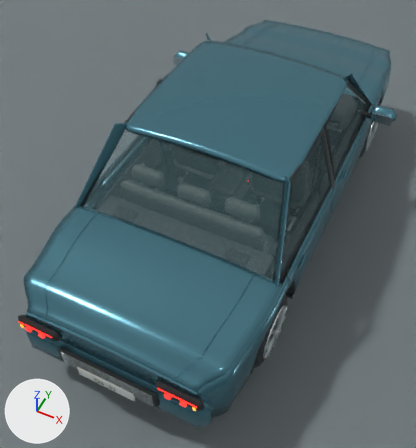
The Blender file ArtSource/DS_Sedan_A.blend, before and after one commit.
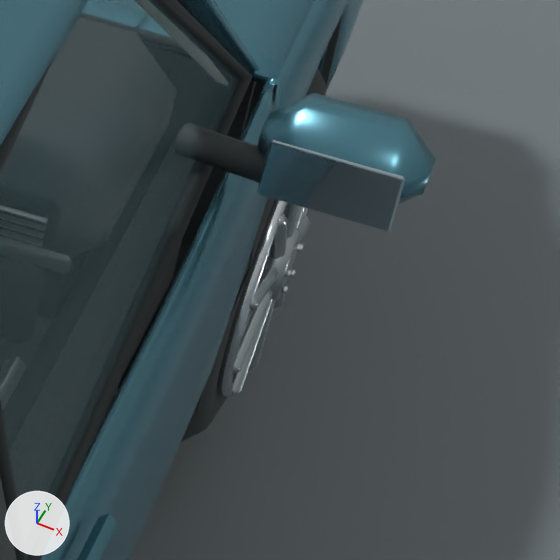
The first picture shows the older version from a camera (50 mm lens) standing at (1.48, -3.7, 4.22) and looking at (-0.08, -0.58, 0.32). The close-ups show the older and then the newer version on the part from 80% to 100% of the width and 20% to 39% of the height of that picture. Only the edits that show in the close-ups are written down. Every picture has the same lights, and +X, +Y and +Z are marked at lower left.

Names of what the first close-up shows: 'DoorFront_R', 'FrontWing_R', 'Glass_Front_R', 'Hood', 'MirrorArm_1', 'MirrorHousing_1', 'MirrorSurface_R', 'RimLip.002', 'Roof', 'Seal_Front1', 'StudioFloor', 'Tire.002' and 21 more.
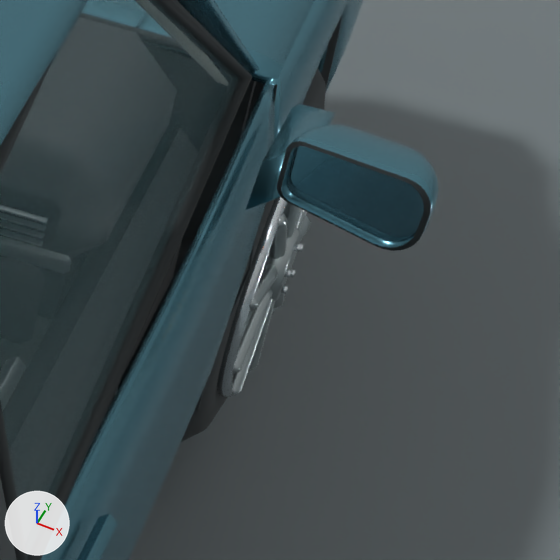
Edits to the bpy script that builds the scene:
```text
Change me_cube_141:
    used by ob_mirrorhousing_1; parent = ob_ds_sedan_a; location = (1.01, 0.77, 1.0)
    remove me_cube_141.from_pydata(...)  # 8 vertices, 6 faces; spans x -0.115..0.115, y -0.07..0.07, z -0.065..0.065
    add me_cube_141.from_pydata(...)  # 322 vertices, 352 faces; spans x -0.105..0.104, y -0.065..0.072, z -0.063..0.058
    me_cube_141 part 1: 8 vertices removed from x -0.115..0.115, y -0.07..0.07, z -0.065..0.065; 322 vertices added at x -0.105..0.104, y -0.065..0.072, z -0.063..0.058
    me_cube_141 part 2: the surface is now shaded smooth
Change me_cube_142:
    used by ob_mirrorsurface_r; parent = ob_ds_sedan_a; location = (1.01, 0.69, 1.0)
    remove me_cube_142.from_pydata(...)  # 8 vertices, 6 faces; spans x -0.093..0.093, y -0.004..0.004, z -0.046..0.046
    add me_cube_142.from_pydata(...)  # 66 vertices, 96 faces; spans x -0.09..0.1, y -0.018..0.016, z -0.057..0.053
    me_cube_142 part 3: the whole mesh is rebuilt
Add me_mirrorbase_1:
    me_mirrorbase_1.from_pydata([(-0.03, -0.1, -0.045), (-0.03, 0.17, -0.045), (0.03, 0.11, 0.0), (0.03, -0.085, 0.0), (-0.026, -0.085, 0.03), (-0.026, 0.08, 0.01), (0.03, 0.02, 0.055), (0.03, -0.075, 0.065)], [], [(0, 4, 5, 1), (1, 5, 6, 2), (2, 6, 7, 3), (3, 7, 4, 0), (4, 7, 6, 5)])
    me_mirrorbase_1.polygons.foreach_set('use_smooth', [True] * 5)
    me_mirrorbase_1.materials.append(mat_paint_atlantic)  # cyan #528493
Add me_mirrorrecess_r:
    me_mirrorrecess_r.from_pydata(...)  # 64 vertices, 32 faces; spans x -0.098..0.11, y -0.02..0.015, z -0.063..0.058
    me_mirrorrecess_r.polygons.foreach_set('use_smooth', [True] * 32)
    me_mirrorrecess_r.materials.append(mat_rubber)  # black #242b2d
Remove ob_mirrorarm_1:
    ob_mirrorarm_1 = bpy.data.objects.new('MirrorArm_1', cu_mirrorarm_1)
    ob_mirrorarm_1.parent = ob_ds_sedan_a
    ob_mirrorarm_1.location = (0.0, 0.0, 0.0)
Change ob_mirrorhousing_1:
    remove _m = ob_mirrorhousing_1.modifiers.new('Manufactured edge', 'BEVEL')
    remove _m.width = 0.05
    remove _m.width_pct = 0.05
    ob_mirrorhousing_1.location: (1.01, 0.77, 1.0) -> (1.045, 0.735, 0.995)
Change ob_mirrorsurface_r:
    remove _m = ob_mirrorsurface_r.modifiers.new('Manufactured edge', 'BEVEL')
    remove _m.width = 0.02
    remove _m.width_pct = 0.02
    remove _m = ob_mirrorsurface_r.modifiers.new('Corner normals', 'WEIGHTED_NORMAL')
    ob_mirrorsurface_r.location: (1.01, 0.69, 1.0) -> (1.04, 0.703, 0.995)
Add ob_mirrorbase_1:
    ob_mirrorbase_1 = bpy.data.objects.new('MirrorBase_1', me_mirrorbase_1)
    ob_mirrorbase_1.parent = ob_ds_sedan_a
    ob_mirrorbase_1.location = (0.935, 0.82, 0.945)
    _m = ob_mirrorbase_1.modifiers.new('Corner normals', 'WEIGHTED_NORMAL')
Add ob_mirrorrecess_r:
    ob_mirrorrecess_r = bpy.data.objects.new('MirrorRecess_R', me_mirrorrecess_r)
    ob_mirrorrecess_r.parent = ob_ds_sedan_a
    ob_mirrorrecess_r.location = (1.038, 0.69, 0.995)
    _m = ob_mirrorrecess_r.modifiers.new('Corner normals', 'WEIGHTED_NORMAL')
```

What differs and where, as boxes [x1, y1, x2, y2] in the close-ups (560 x 560 px):
'MirrorHousing_1', reshaped, moved, modifiers changed (12% narrower, 12% taller)
    before: [257, 93, 436, 204]
    after: [281, 124, 439, 248]
'MirrorSurface_R', reshaped, moved, modifiers changed (7% narrower)
    before: [257, 140, 405, 231]
    after: [287, 146, 424, 241]
'MirrorBase_1', added (cyan)
    after: [246, 104, 336, 210]
'MirrorArm_1', deleted
    before: [194, 126, 265, 183]
'MirrorRecess_R', added
    after: [277, 141, 431, 251]
part 1 of me_cube_141, reshaped
    before: [257, 93, 436, 204]
    after: [281, 124, 439, 248]
